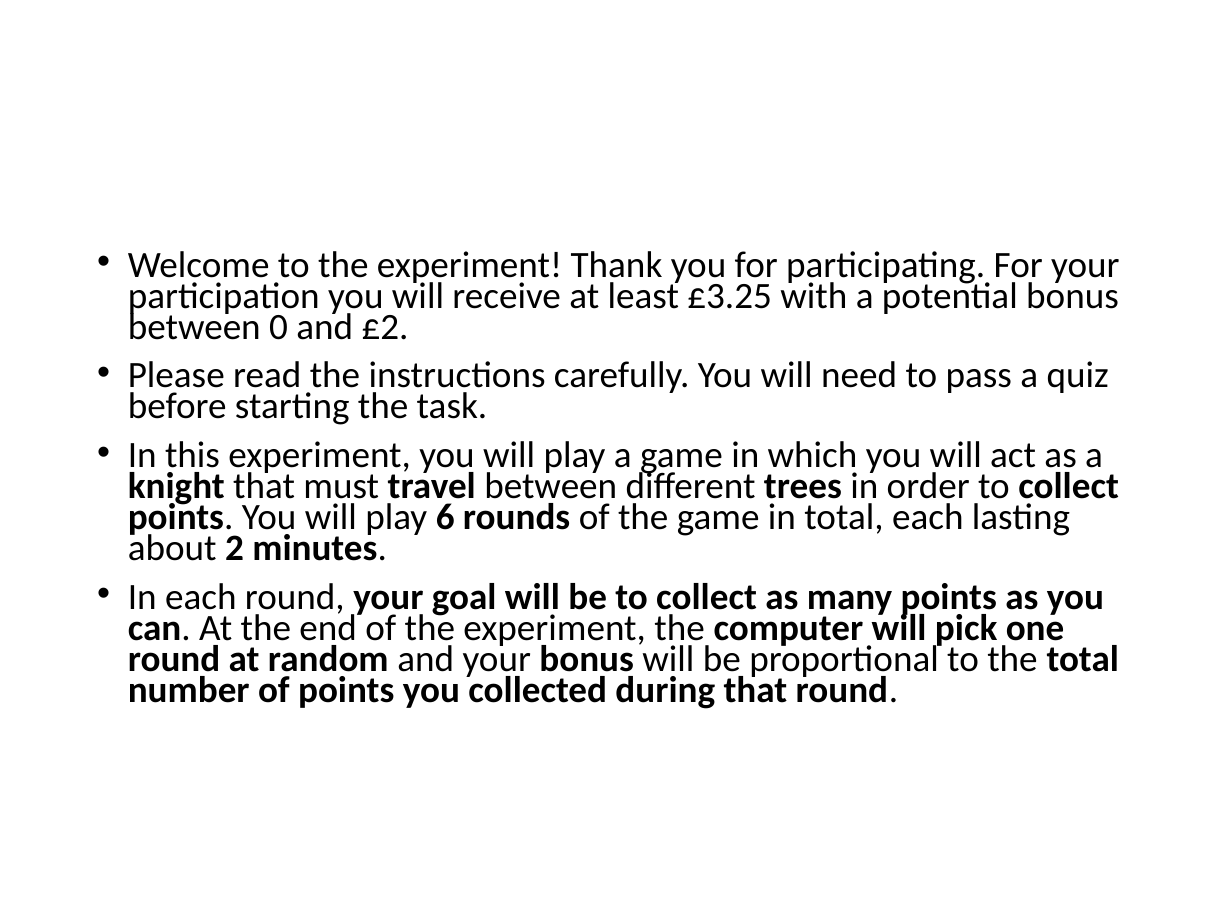
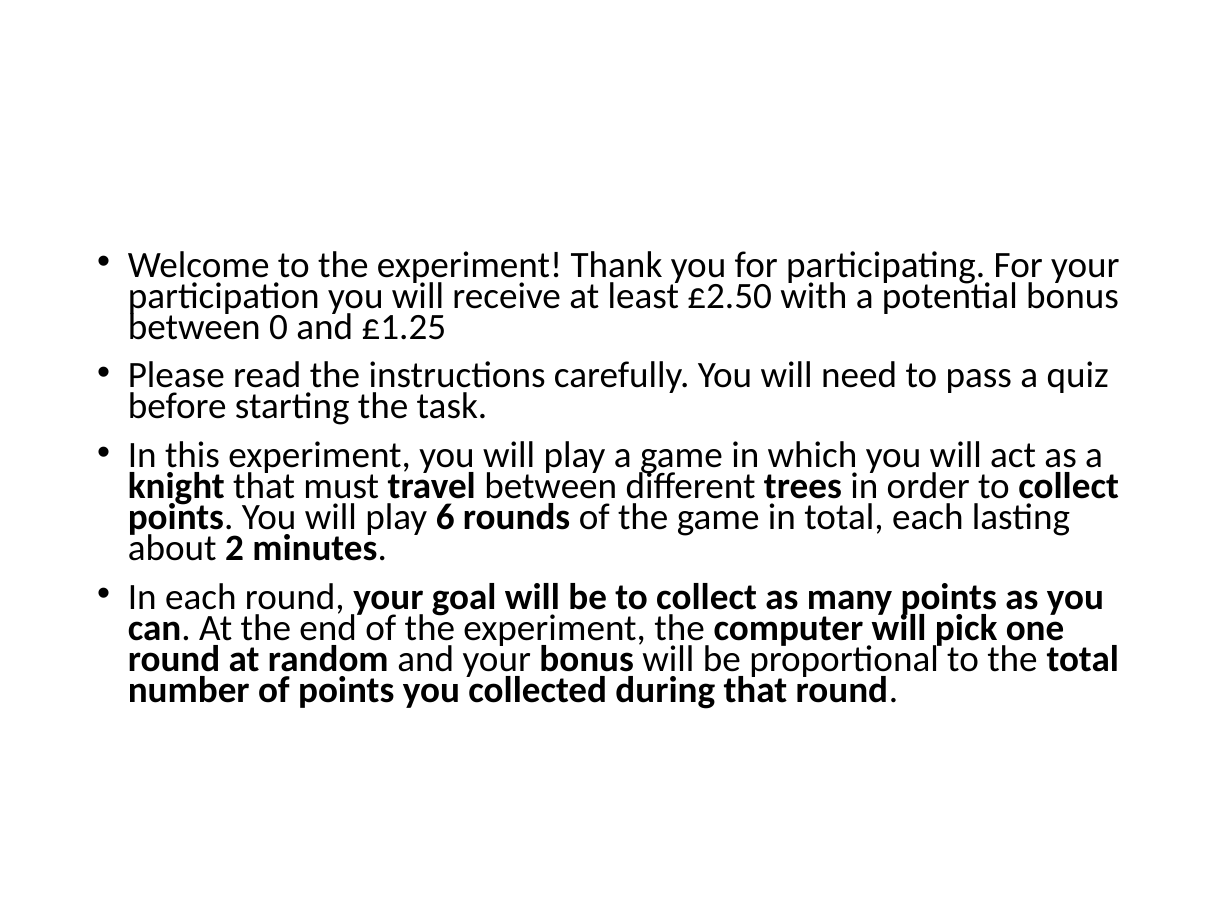
Before and after one commit to evanrussek/forage_jsp, a slide deck: slide 1 of public/ver_2/Stimuli/forage_instructions.pptx. Drawn at 1232x924 pixels with LibreOffice and Linux fonts; fonts in the diff are those of the drawing. Boxes give left, top, right and bottom in pixels: in the first picture for what was removed or moved away, otherwise in the second. Text is boxed around its words. In the diff, an @@ line names an element or a change of style, - is before the commit and + after.

```diff
--- a/public/ver_2/Stimuli/forage_instructions.pptx
+++ b/public/ver_2/Stimuli/forage_instructions.pptx
@@ text at (x1=128, y1=251, x2=1119, y2=340): text changed @@
-• Welcome to the experiment! Thank you for participating. For your participation you will receive at least £3.25 with a potential bonus between 0 and £2.
+• Welcome to the experiment! Thank you for participating. For your participation you will receive at least £2.50 with a potential bonus between 0 and £1.25
```
Also in this commit, not shown: 7 other slides changed, 52 other files.
